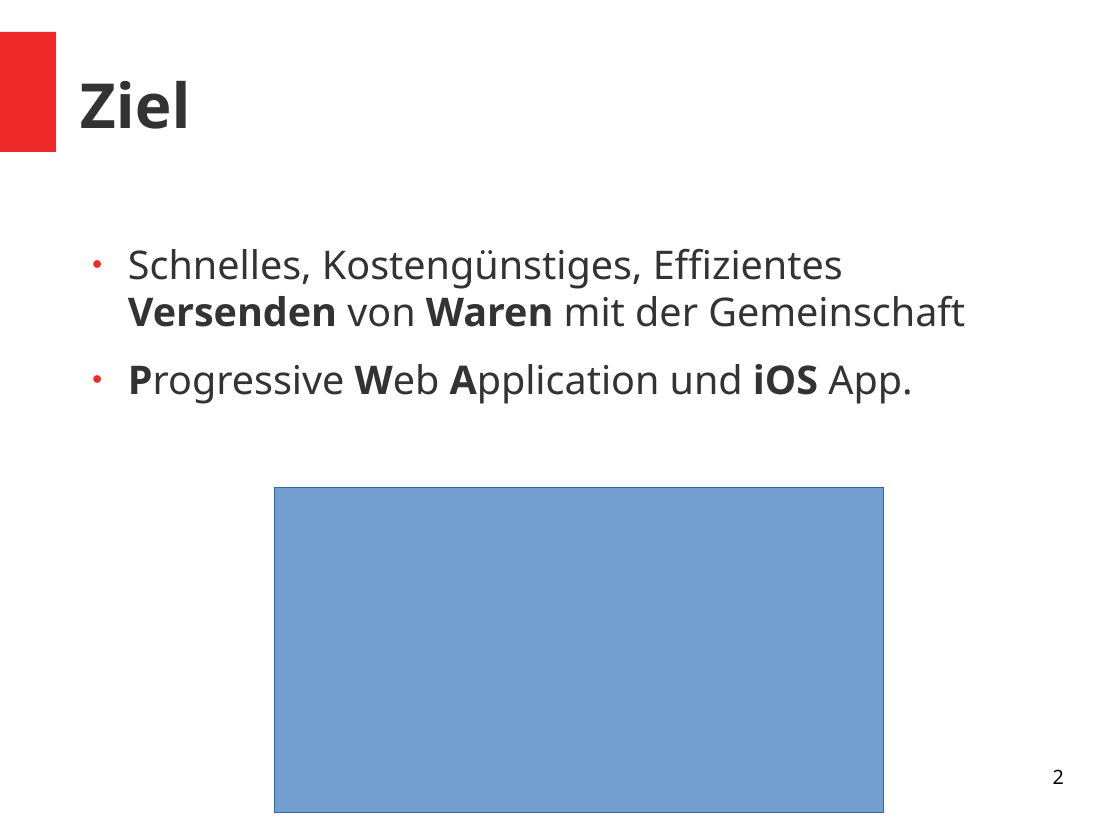
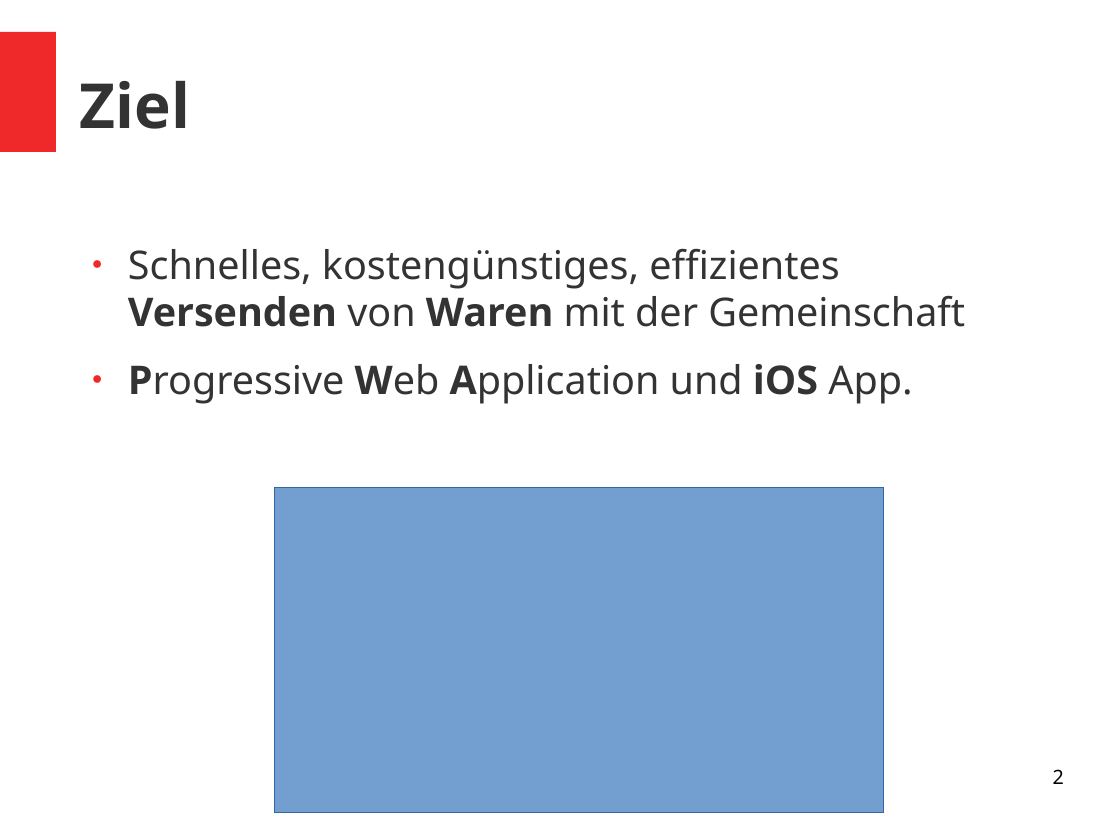
Before and after one commit to Jugendhackt/alpakapost-backend, a slide deck: slide 2 of prezi.odp. Drawn at 1120x840 pixels with LibreOffice and Linux fonts; fonts in the diff are those of the drawing. Boxes give left, top, right and bottom in pixels: in the first picture for what was removed or moved away, otherwise in the second. Text is boxed around its words. In the diff, an @@ line names an element or a change of style, - is before the commit and + after.

Commit message:
update(presentation): Update presentation

```diff
--- a/prezi.odp
+++ b/prezi.odp
@@ text at [128, 248, 965, 327]: text changed @@
-● Schnelles, Kostengünstiges, Effizientes Versenden von Waren mit der Gemeinschaft
+● Schnelles, kostengünstiges, effizientes Versenden von Waren mit der Gemeinschaft
```
